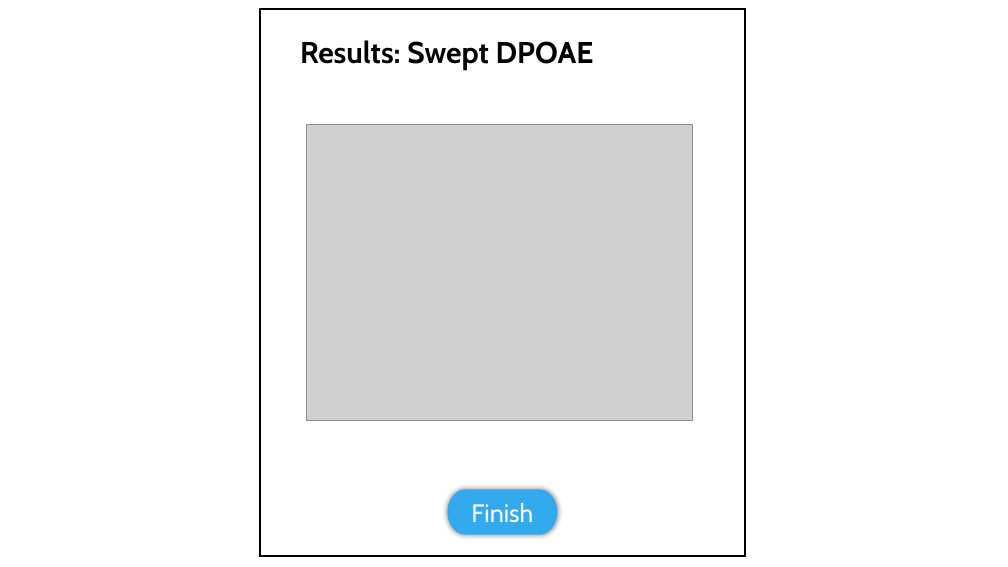
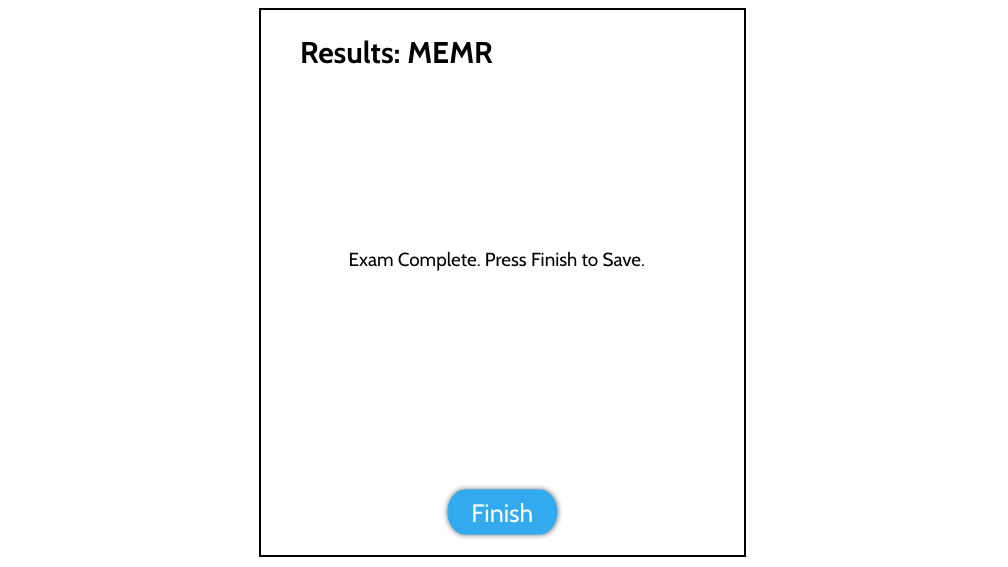
Before and after one commit to OpenHearing/TabSINT, a slide deck: slide 3 of Specifications/middle-ear-muscle-reflex/GUI-Screens.pptx. Drawn at 1008x567 pixels with LibreOffice and Linux fonts; fonts in the diff are those of the drawing; grey boxes stand for pictures. Boxes give left, top, right and bottom in pixels: in the first picture for what was removed or moved away, otherwise in the second. Text is boxed around its words. In the diff, an @@ line names an element or a change of style, - is before the commit and + after.

Commit message:
update ppt

```diff
--- a/Specifications/middle-ear-muscle-reflex/GUI-Screens.pptx
+++ b/Specifications/middle-ear-muscle-reflex/GUI-Screens.pptx
@@ text at (x1=300, y1=40, x2=493, y2=64): text changed @@
-Results: Swept DPOAE
+Results: MEMR
@@ picture removed at (x1=306, y1=124, x2=693, y2=420) @@
@@ text added at (x1=349, y1=251, x2=645, y2=271), 18 pt, text #000000 @@
+Exam Complete. Press Finish to Save.
@@ rectangle added at (x1=526, y1=327, x2=647, y2=365), fill #FFFFFF, outline #FFFFFF 1.5 pt @@
```
Also in this commit, not shown: 2 other slides changed.
